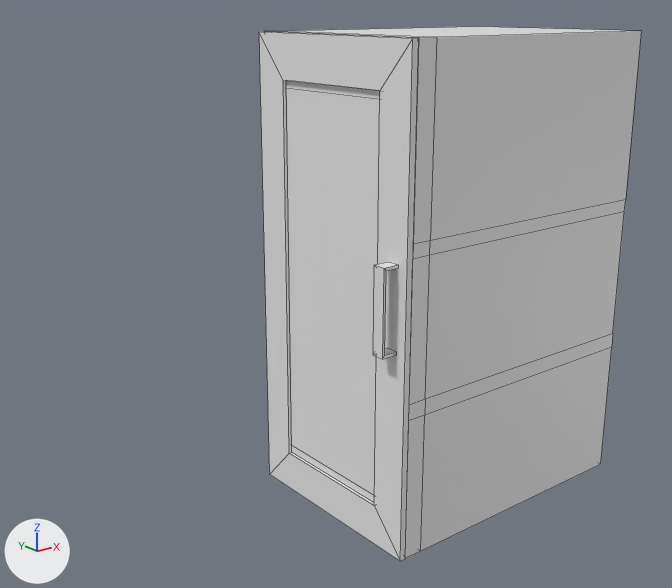
Renders of the Blender file Cupboards/Cupboard_Thin_Side.blend from each side of a commit.
Rendered twice from a 50 mm camera at (-1.402, -1.179, 0.478) aimed at (-0.389, 0.087, -0.029). Every picture has the same lights, and +X, +Y and +Z are marked at lower left. Mesh edges are drawn as thin lines.

Names of what the first picture shows: 'Cupboard_Bottom_Thin', 'Door_Thin_Bottom'.
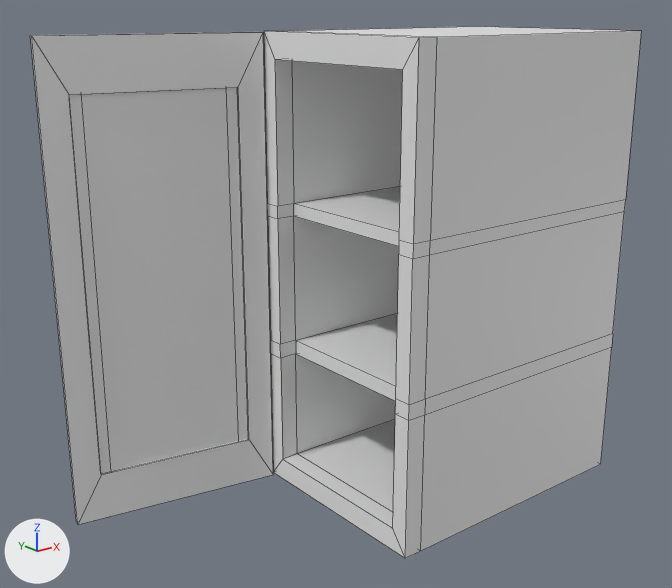
Location of each change, (x1, y1, x2, y2) in pixels of the pictures (672 x 588 px):
'Door_Thin_Bottom', turned: before (259, 32, 419, 561); after (30, 32, 273, 525)

What changed in the scene script:
```text
Change ob_door_thin_bottom:
    ob_door_thin_bottom.rotation_euler: (0.0, 0.0, -0.00663) -> (0.0, 0.0, -1.745)  # degrees (0, 0, -0.4) -> degrees (0, 0, -100)
```
